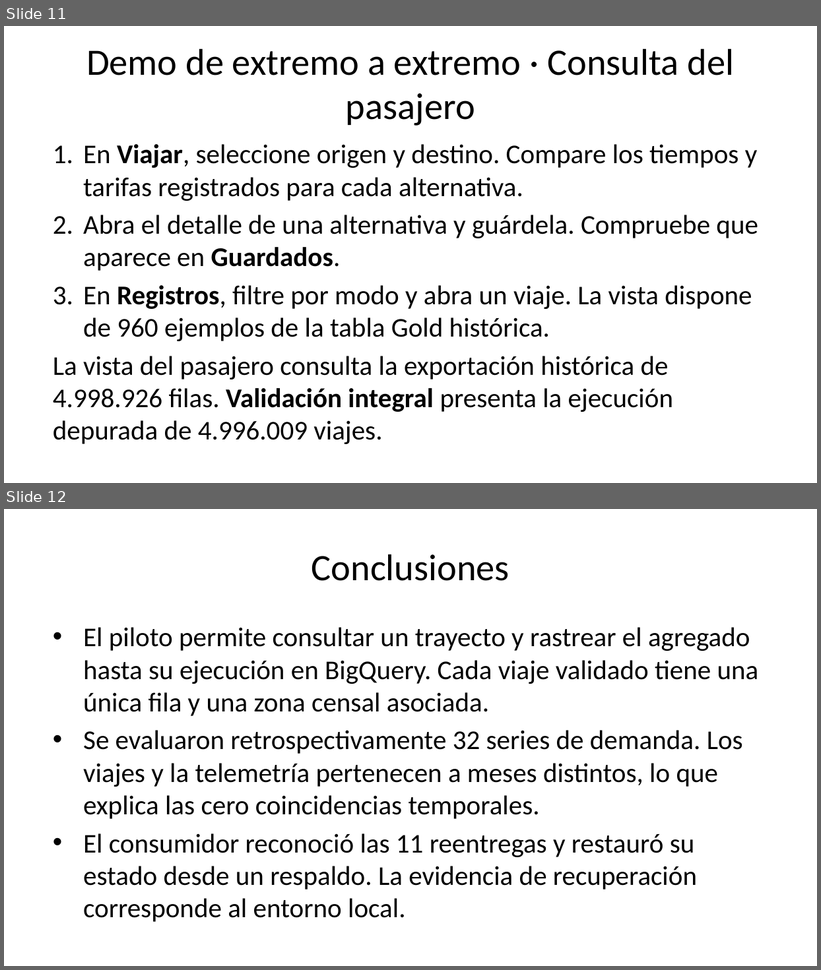
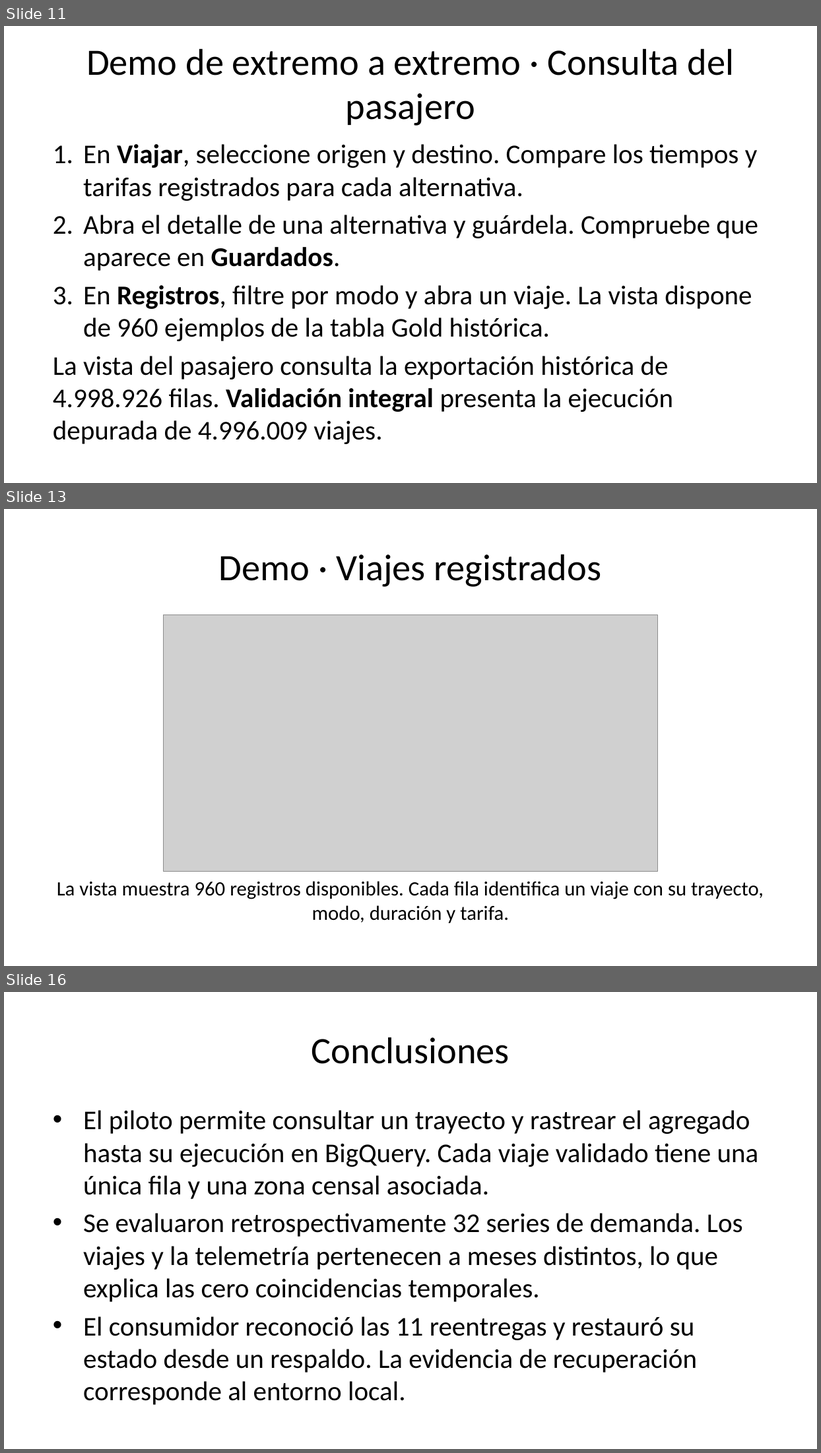
Before and after one commit to AlejandroPinedo/datalandia-lumina-smart-mobility-gcp, a slide deck: P3/entrega/Lumina-P3.pptx. Shown one above the other, each under a label of ours: slides 11 and 12 before the commit, slides 11, 13 and 16 after it; the slides between them are not shown. The pictures are 821x970 and 821x1453 pixels, drawn with LibreOffice and Linux fonts; fonts in the diff are those of the drawing; grey boxes stand for pictures. Boxes give left, top, right and bottom in pixels: in the first picture for what was removed or moved away, otherwise in the second. Text is boxed around its words. In the diff, an @@ line names an element or a change of style, - is before the commit and + after.

```diff
--- a/P3/entrega/Lumina-P3.pptx
+++ b/P3/entrega/Lumina-P3.pptx
@@ slide 13 added at [4, 509, 817, 966], background #FFFFFF @@
@@ title added at [219, 554, 602, 587], 33 pt, text #000000 @@
+Demo · Viajes registrados
@@ picture added at [163, 615, 658, 871] @@
@@ text added at [57, 881, 764, 923], 18 pt, text #000000 @@
+La vista muestra 960 registros disponibles. Cada fila identifica un viaje con su trayecto, modo, duración y tarifa.
@@ what was slide 12 is now slide 16 @@
```
Also in this commit, not shown: 3 other slides added, 6 other files.
